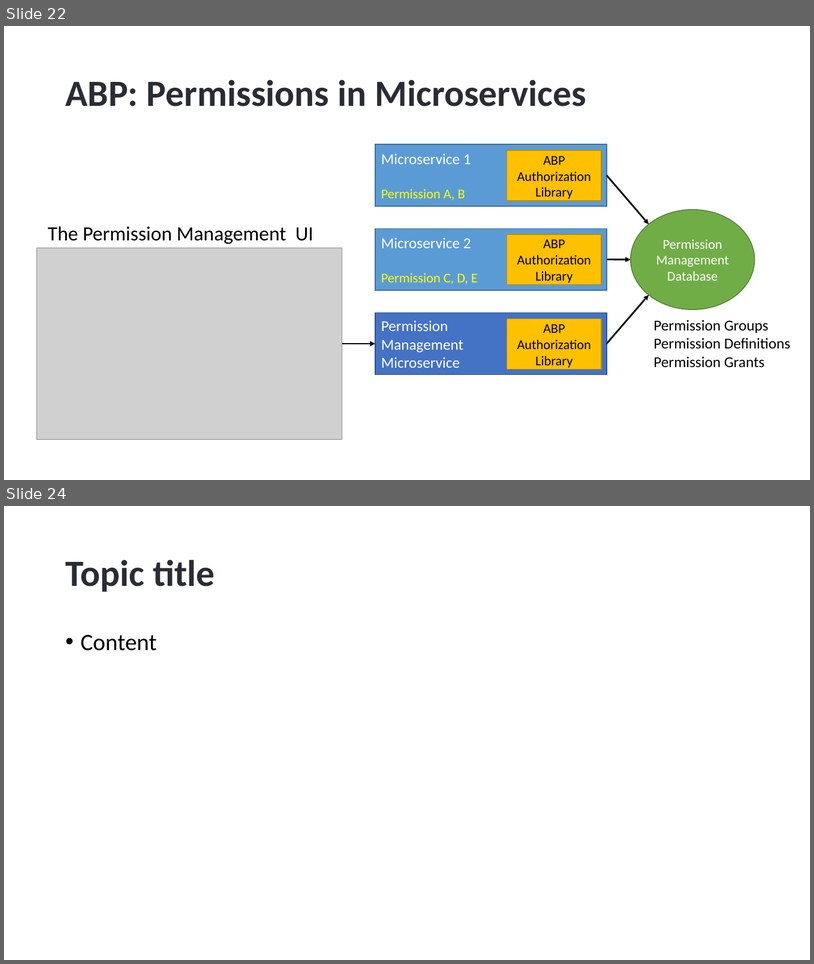
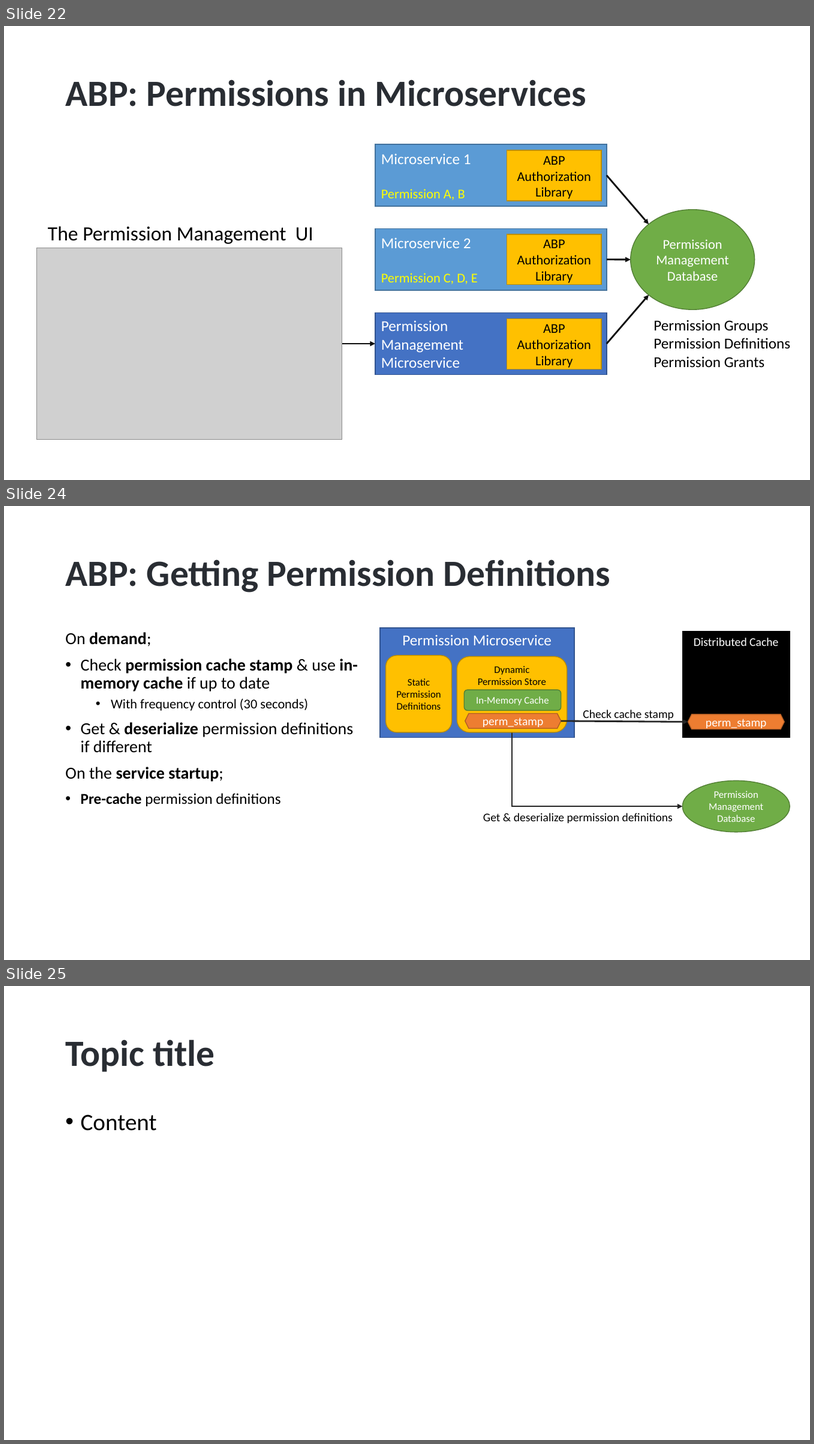
Before and after one commit to hikalkan/presentations, a slide deck: 2022-10-15 Authorization-In-Distributed-Systems/Authorization-In-Distributed-Systems.pptx. Shown one above the other, each under a label of ours: slides 22 and 24 before the commit, slides 22, 24 and 25 after it; the slides between them are not shown. The pictures are 814x964 and 814x1444 pixels, drawn with LibreOffice and Linux fonts; fonts in the diff are those of the drawing; grey boxes stand for pictures; background and template pictures are left out. Boxes give left, top, right and bottom in pixels: in the first picture for what was removed or moved away, otherwise in the second. Text is boxed around its words. In the diff, an @@ line names an element or a change of style, - is before the commit and + after.

```diff
--- a/2022-10-15 Authorization-In-Distributed-Systems/Authorization-In-Distributed-Systems.pptx
+++ b/2022-10-15 Authorization-In-Distributed-Systems/Authorization-In-Distributed-Systems.pptx
@@ slide 24 added at box(4, 506, 810, 960), background picture (left out) @@
@@ title added at box(65, 559, 611, 592), 44 pt, text #292D33, bold @@
+ABP: Getting Permission Definitions
@@ rectangle added at box(380, 628, 575, 737), fill #4472C4, outline #325491 1 pt, 18 pt, text #FFFFFF @@
+Permission Microservice
@@ rectangle added at box(683, 631, 791, 738), fill #000000, outline #000000 1 pt, 14 pt, text #FFFFFF @@
+Distributed Cache
@@ text added at box(65, 632, 358, 806), 20 pt, text #000000 @@
+On demand;
+• Check permission cache stamp & use in-memory cache if up to date
+  • With frequency control (30 seconds)
+• Get & deserialize permission definitions if different
+On the service startup;
+• Pre-cache permission definitions
@@ rounded rectangle added at box(386, 655, 452, 732), fill #FFC000, outline #BD8E00 1 pt, 12 pt, text #000000 @@
+Static Permission Definitions
@@ rounded rectangle added at box(457, 657, 567, 732), fill #FFC000, outline #BD8E00 1 pt, 12 pt, text #000000 @@
+Dynamic
+Permission Store
@@ rounded rectangle added at box(464, 690, 561, 711), fill #70AD47, outline #538035 1 pt, 12 pt, text #FFFFFF @@
+In-Memory Cache
@@ hexagon added at box(465, 714, 562, 729), fill #ED7D31, outline #AF5C24 1 pt, 14 pt, text #FFFFFF @@
+perm_stamp
@@ arrow added from (561, 721) to (688, 722), #262626 2 pt @@
@@ text added at box(583, 709, 674, 721), 14 pt, text #000000 @@
+Check cache stamp
@@ hexagon added at box(688, 714, 785, 729), fill #ED7D31, outline #AF5C24 1 pt, 14 pt, text #FFFFFF @@
+perm_stamp
@@ elbow arrow added from (512, 732) to (683, 806), #262626 2 pt @@
@@ ellipse added at box(683, 781, 791, 832), fill #70AD47, outline #538035 1 pt, 12 pt, text #FFFFFF @@
+Permission
+Management
+Database
@@ text added at box(483, 813, 673, 823), 14 pt, text #000000 @@
+Get & deserialize permission definitions
@@ what was slide 24 is now slide 25 @@
```
Also in this commit, not shown: 1 slide changed.
